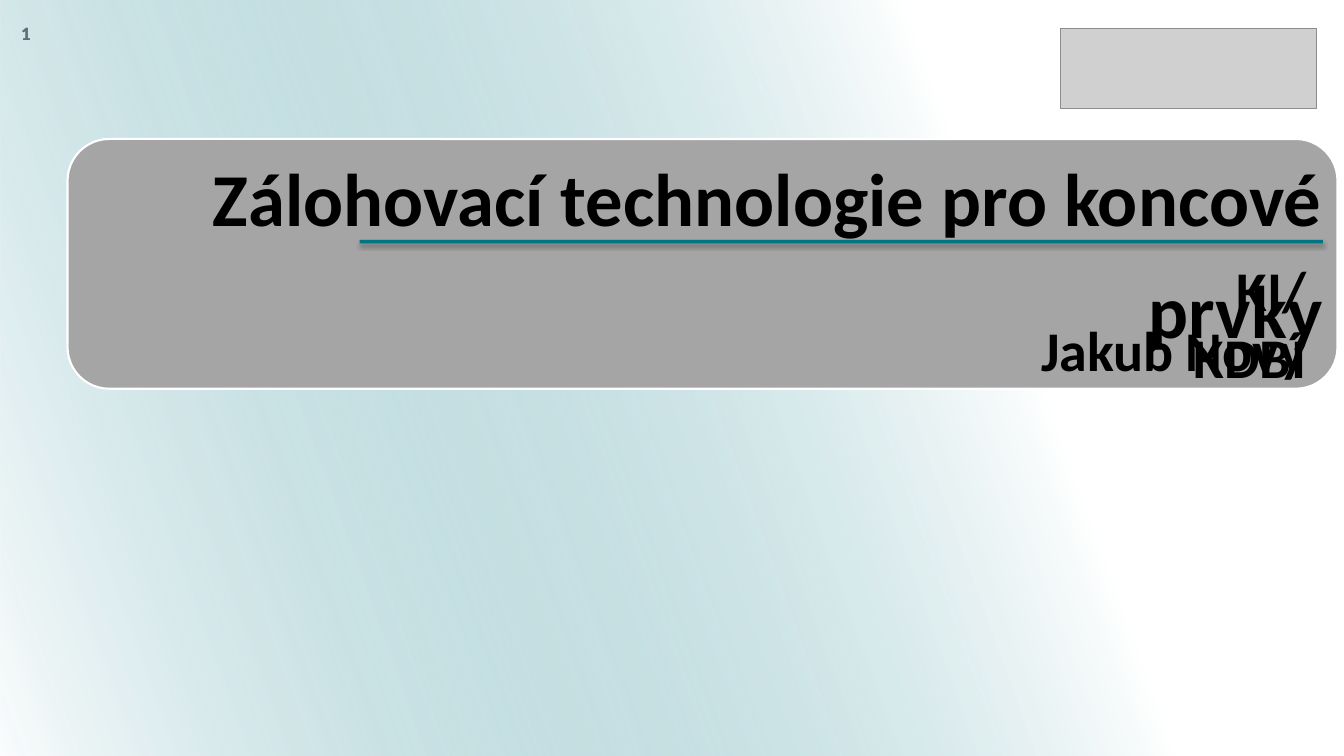
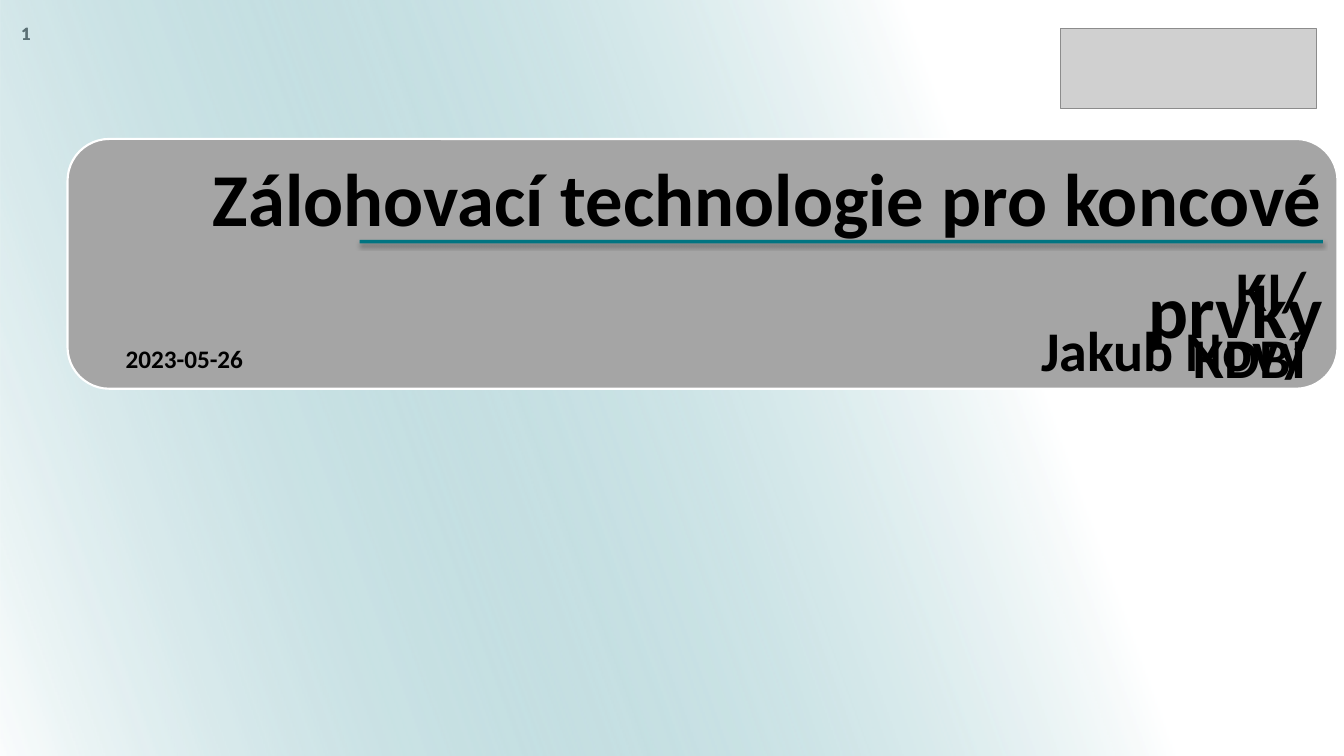
Before and after one commit to Novyjak/DIB, a slide deck: slide 1 of Zálohovací technologie pro koncové prvky.pptx. Drawn at 1344x756 pixels with LibreOffice and Linux fonts; fonts in the diff are those of the drawing; grey boxes stand for pictures; background and template pictures are left out. Boxes give left, top, right and bottom in pixels: in the first picture for what was removed or moved away, otherwise in the second. Text is boxed around its words. In the diff, an @@ line names an element or a change of style, - is before the commit and + after.

```diff
--- a/Zálohovací technologie pro koncové prvky.pptx
+++ b/Zálohovací technologie pro koncové prvky.pptx
@@ text added at [126, 351, 243, 368], 18 pt, text #000000, bold @@
+2023-05-26
```
Also in this commit, not shown: 2 other files.
